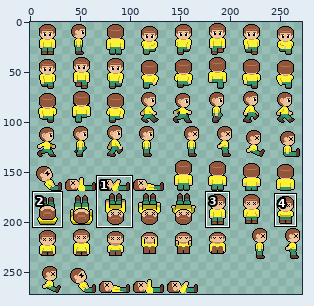
One commit to this sprite sheet: Assets/Art/character/character.png. Above, an overview of the earlier version with the close-up marked.
Close-up. First the earlier version:
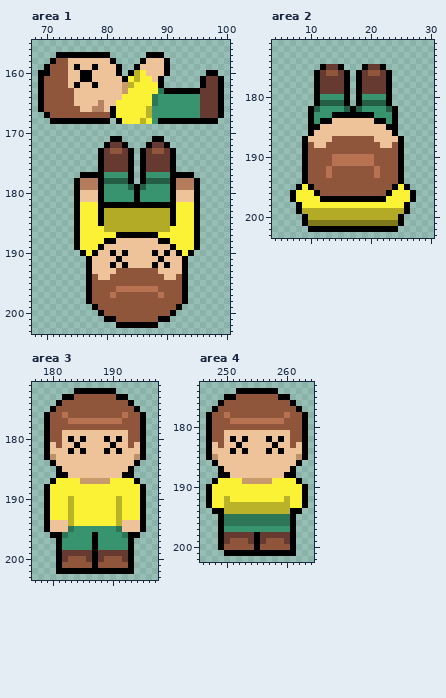
The file is 272x272 pixels. Shown: area 1: x 68..100, y 155..203; area 2: x 4..30, y 171..203; area 3: x 177..197, y 171..203; area 4: x 246..264, y 173..202. The commit also changed other parts of the picture, which this record leaves out.
Once edited:
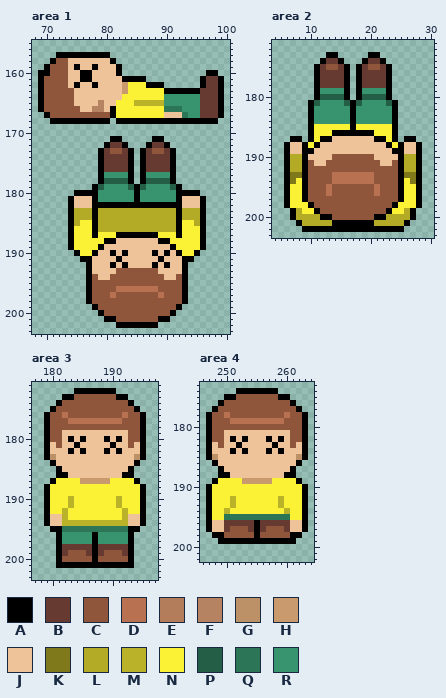
Palette (. is transparent): A #000000  B #663931  C #8f563b  D #b87151  E #b37d5b  F #b68362  G #bd9168  H #c99a6d  J #eec39a  K #80791b  L #b3ab25  M #bab329  N #fbf236  P #245e46  Q #2d7557  R #37946e
What changed:
Changed rows in their new state; - is an unchanged pixel.
Area 1:
first column x 83:
157 ----...----
158 ---.....---
159 --......---
160 -.......---
161 -AAA...----
162 -N--AA-----
163 ------N----
164 -----NN----
165 --MMMMM----
166 ----NNNQQQ-
167 ----NNNJJJQ
168 AAAAAA-----
first column x 74:
177 --...-------------...--
178 -....-------------....-
179 -...AP-----------PA...-
180 --AAAR-----------RAAA--
181 AJ--AR-----------RA--JA
182 AJJJA-------------AJJJA
183 ALLLAL-----------LALLLA
184 ALLLAL-----------LALLLA
185 AL--AL-----------LA--LA
186 AN--AL-----------LA--NA
187 AN--A-------------A--NA
188 AN-------------------NA
189 AN-------------------NA
190 -AN-----------------NA-
191 --A-----------------A--
Area 2:
first column x 6:
173 -------AA-----AA-------
174 ------ABBA---ABBA------
175 -----ABCCBA-ABCCBA-----
176 -------BB-----BB-------
179 ------RRRR---RRRR------
180 ------PPPP---PPPP------
181 ----APRRRRPAPRRRRPA----
182 -----R----R-R----R-----
183 --------RRR-RRR--------
184 ------RRRRRARRRRR------
185 -----NNNNNNANNNNNN-----
186 -----NNNAAAAAAANNN-----
187 -AA.ANAAJJJJJJJAANA.AA-
188 AJJ-NA-JJJJJJJJJ-AN-JJA
189 AJJ-AJJJJJJJJJJJJJA-JJA
190 ALL-JJJJCCCCCCCJJJJ-LLA
191 ALL--JJ-CCCCCCC-JJ--LLA
192 ALL----C-------C----LLA
193 AKK----CDDDDDDDC----KKA
194 AKN-----DDDDDDD-----NKA
195 ANNAC--D-------D--CANNA
196 AN-ACC-D-------D-CCA-NA
197 AN-ACCCCCCCCCCCCCCCA-NA
198 ANN-ACCCCCCCCCCCCCA-NNA
199 -ALNNACCCCCCCCCCCANNLA-
200 -ALL--AACCCCCCCAA--LLA-
201 --ALLLLLAAAAAAALLLLLA--
202 ---A---------------A---
Area 3:
first column x 179:
192 ---MN-------NM---
193 -JJMN-------NMJJ-
194 ---M-MMMMMMM-M---
195 .AAQ-QQQQQQQ-QAA.
196 -.-R---------R-.-
198 ---BBBBB-BBBBB---
199 ----CCC---CCC----
200 ---C---C-C---C---
201 ---AAAAA-AAAAA---
202 --.............--
Area 4:
first column x 247:
192 ---NM-------MN---
193 ---N-NNNNNNN-N---
194 ANN-NNNNNNNNN-NNA
195 ANN-----------NNA
196 AJJBBBBBABBBBBJJA
197 AJJBCCCBABCCCBJJA
198 -A-CCCCC-CCCCC-A-
199 ---AAAAA-AAAAA---
200 --.............--
201 ---............--
Changed places in both close-ups, as pixel boxes (x1, y1, x2, y2):
changed: (122, 52, 188, 124)
changed: (68, 172, 104, 262)
changed: (170, 172, 206, 262)
changed: (284, 52, 422, 232)
changed: (44, 508, 146, 574)
changed: (206, 496, 308, 556)
